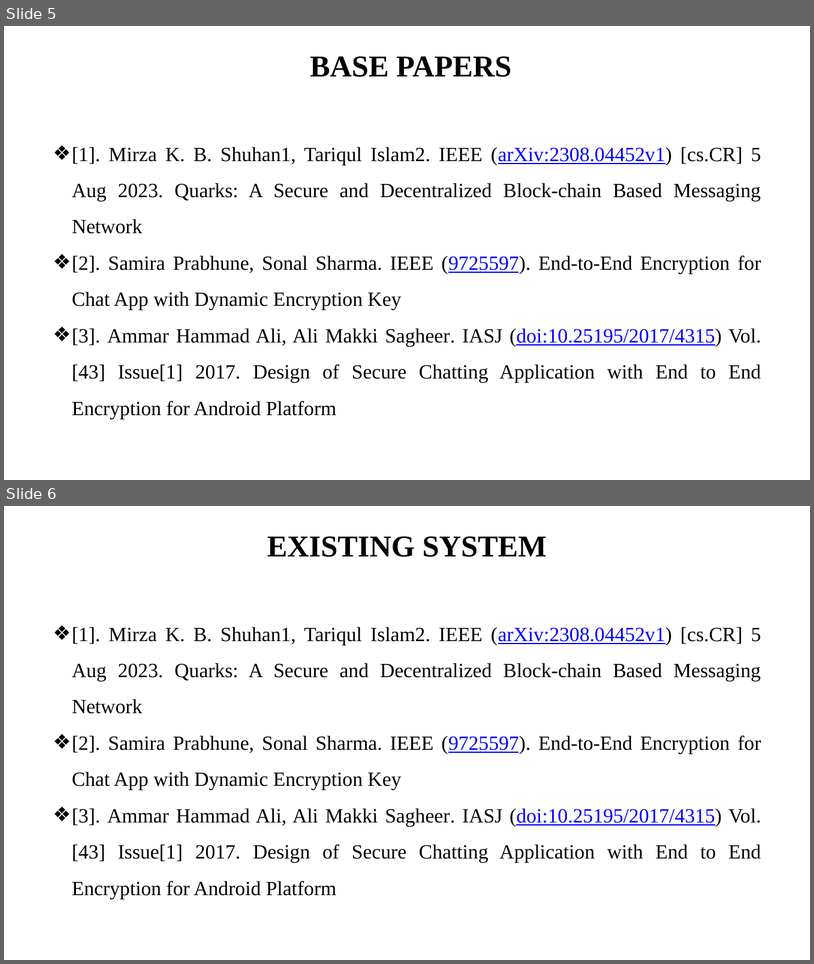
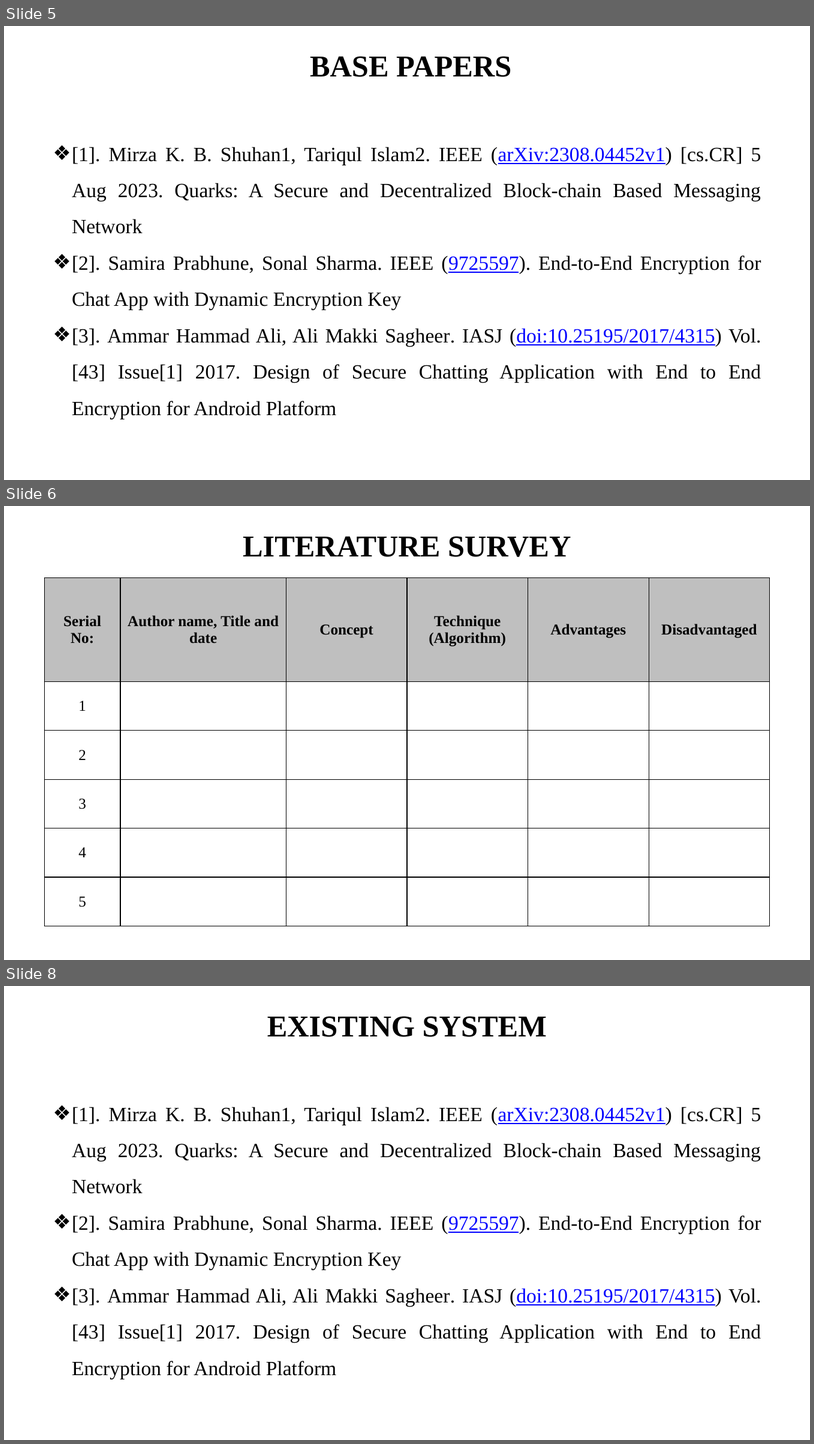
Before and after one commit to i-am-smf/Secure-Chat-using-Blockchain, a slide deck: DOCS/First Review.pptx. Shown one above the other, each under a label of ours: slides 5 and 6 before the commit, slides 5, 6 and 8 after it; the slides between them are not shown. The pictures are 814x964 and 814x1444 pixels, drawn with LibreOffice and Linux fonts; fonts in the diff are those of the drawing. Boxes give left, top, right and bottom in pixels: in the first picture for what was removed or moved away, otherwise in the second. Text is boxed around its words. In the diff, an @@ line names an element or a change of style, - is before the commit and + after.

```diff
--- a/DOCS/First Review.pptx
+++ b/DOCS/First Review.pptx
@@ slide 6 added at box(4, 506, 810, 960), background #FFFFFF @@
@@ title added at box(243, 536, 571, 557), 36 pt, text #000000, bold @@
+LITERATURE SURVEY
@@ table added at box(45, 578, 770, 926), 6 rows, 6 columns @@
+Serial No: | Author name, Title and date | Concept | Technique (Algorithm) | Advantages | Disadvantaged
+1 |  |  |  |  | 
+2 |  |  |  |  | 
+3 |  |  |  |  | 
+4 |  |  |  |  | 
+5 |  |  |  |  | 
@@ what was slide 6 is now slide 8 @@
```
Also in this commit, not shown: 1 slide changed, 1 other slide added, 2 other files.
